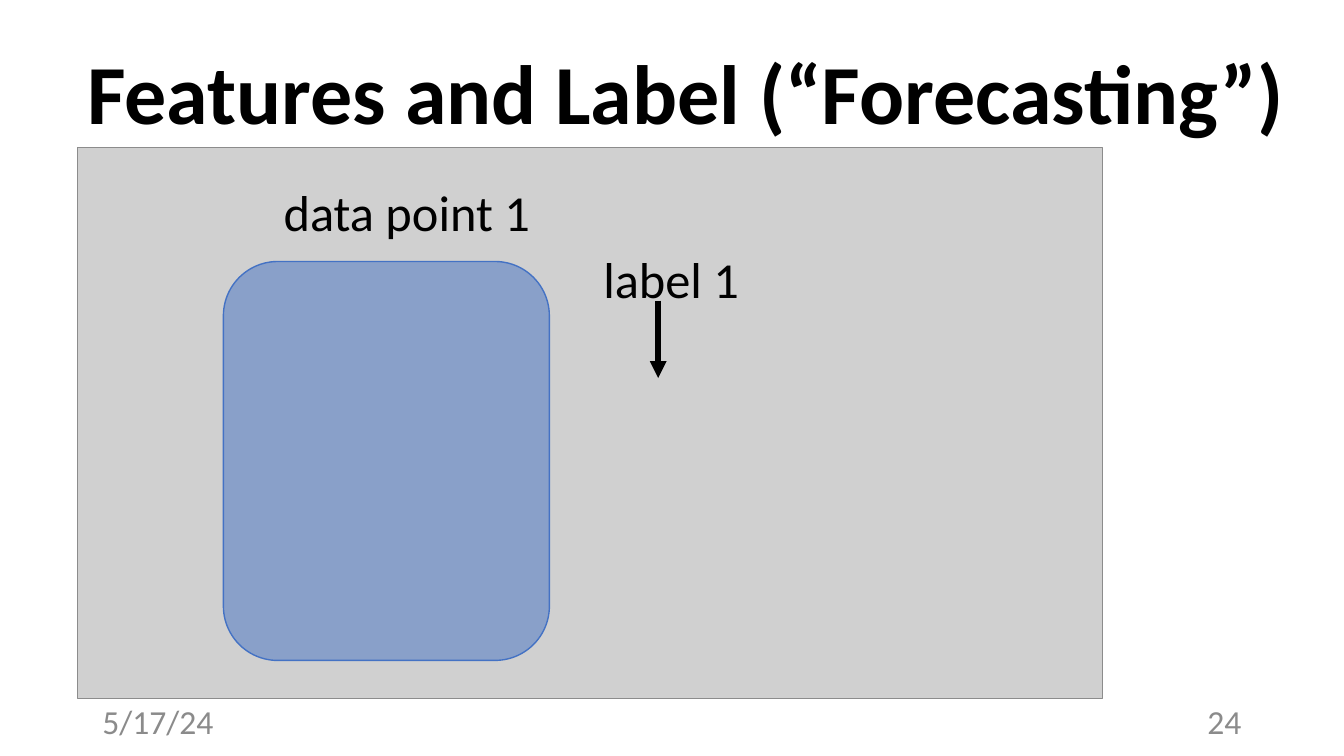
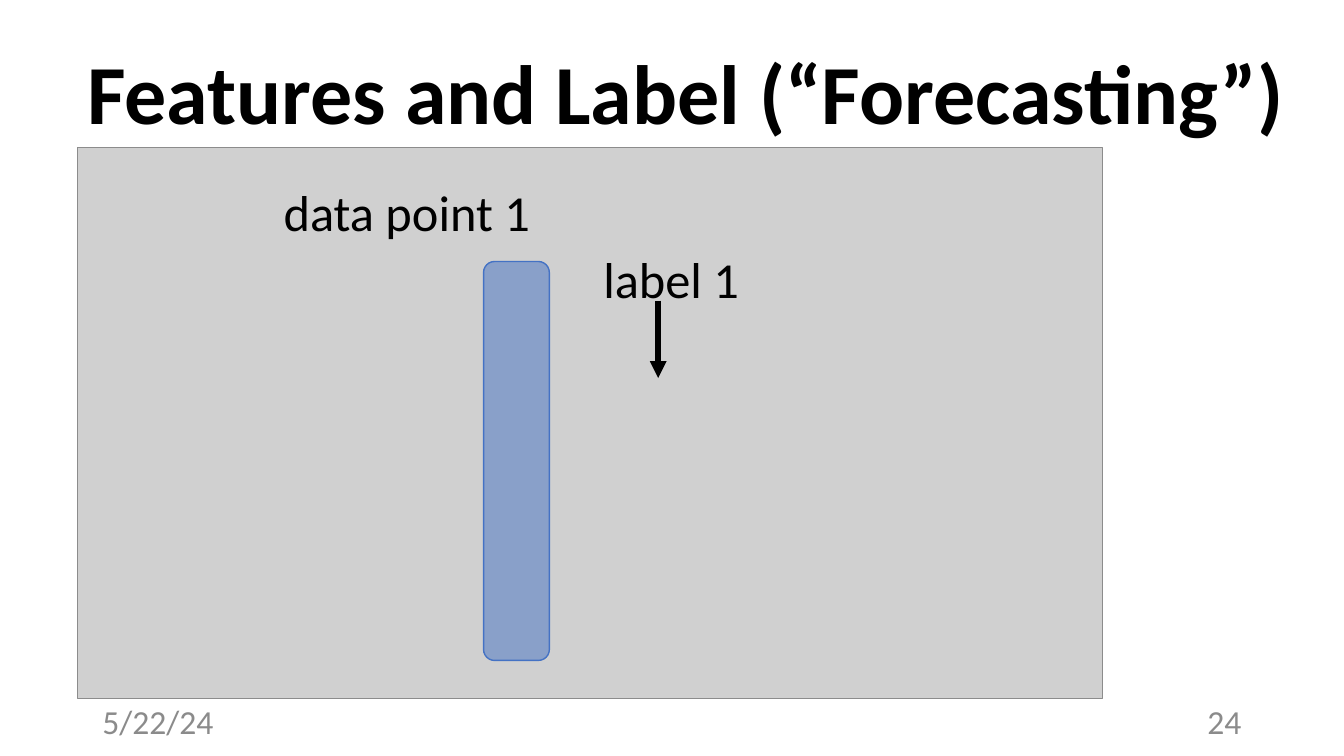
Before and after one commit to alexjungaalto/alexjungaalto.github.io, a slide deck: slide 24 of swenao24/Day3_MLwithPanels.pptx. Drawn at 1344x756 pixels with LibreOffice and Linux fonts; fonts in the diff are those of the drawing; grey boxes stand for pictures. Boxes give left, top, right and bottom in pixels: in the first picture for what was removed or moved away, otherwise in the second. Text is boxed around its words. In the diff, an @@ line names an element or a change of style, - is before the commit and + after.

```diff
--- a/swenao24/Day3_MLwithPanels.pptx
+++ b/swenao24/Day3_MLwithPanels.pptx
@@ rounded rectangle resized from (x1=224, y1=261, x2=549, y2=660) to (x1=484, y1=261, x2=549, y2=660) @@
@@ text at (x1=102, y1=711, x2=213, y2=736): text changed @@
-5/17/24
+5/22/24
```
Also in this commit, not shown: 32 other slides changed, 10 other files.
